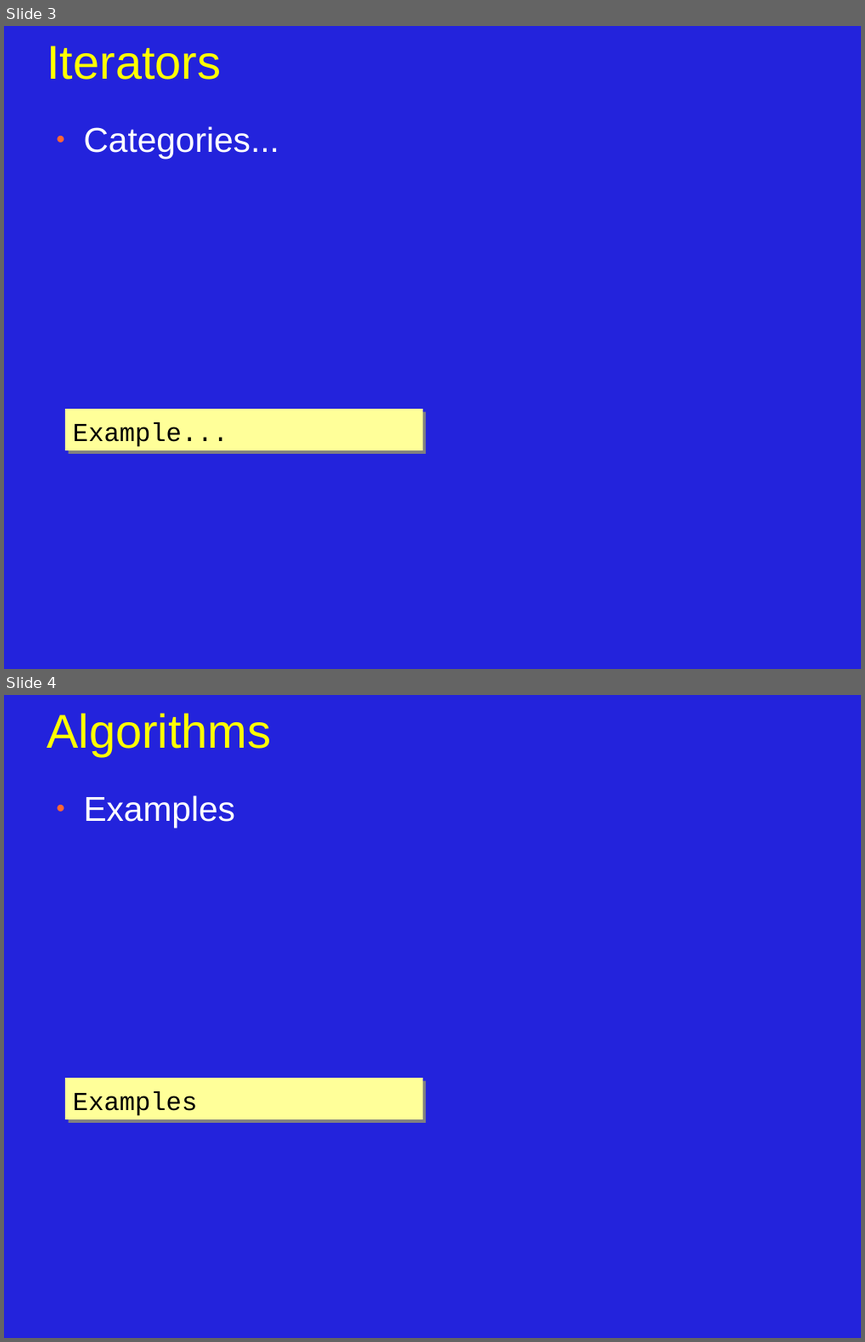
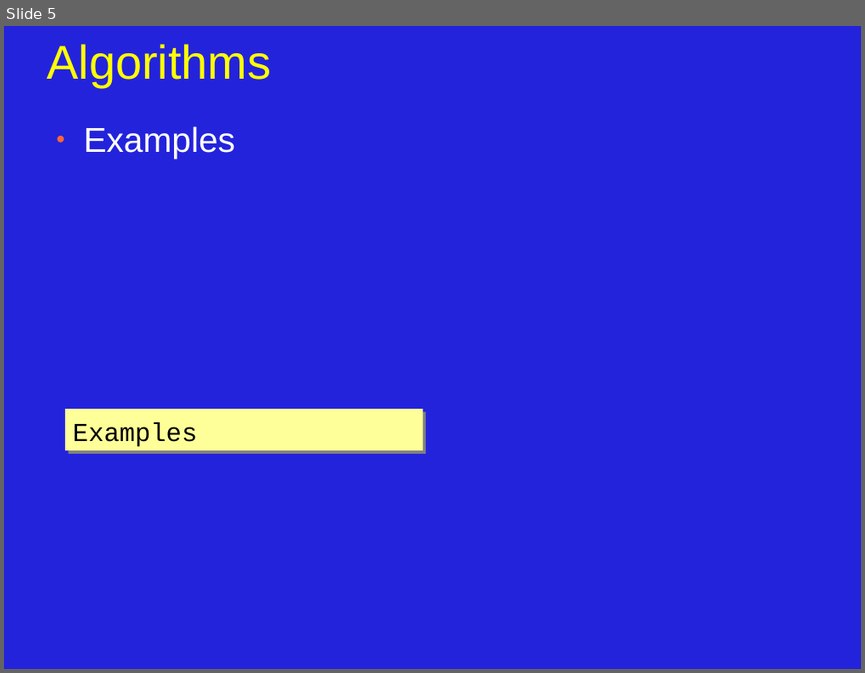
Before and after one commit to JonJagger/two-day-courses, a slide deck: cppf/07_Standard_Libraries.odp. Shown one above the other, each under a label of ours: slides 3 and 4 before the commit, slide 5 after it. The pictures are 865x1342 and 865x673 pixels, drawn with LibreOffice and Linux fonts; fonts in the diff are those of the drawing. Boxes give left, top, right and bottom in pixels: in the first picture for what was removed or moved away, otherwise in the second. Text is boxed around its words. In the diff, an @@ line names an element or a change of style, - is before the commit and + after.

```diff
--- a/cppf/07_Standard_Libraries.odp
+++ b/cppf/07_Standard_Libraries.odp
@@ slide 3 removed at [4, 26, 861, 669], background #2323DC @@
@@ title removed at [46, 46, 221, 80] @@
-Iterators
@@ text removed at [84, 126, 279, 159] @@
-● Categories...
@@ rectangle removed at [65, 408, 423, 450] @@
-Example...
@@ what was slide 4 is now slide 5 @@
```
Also in this commit, not shown: 4 slides changed, 6 slides added, 1 other slide removed.
